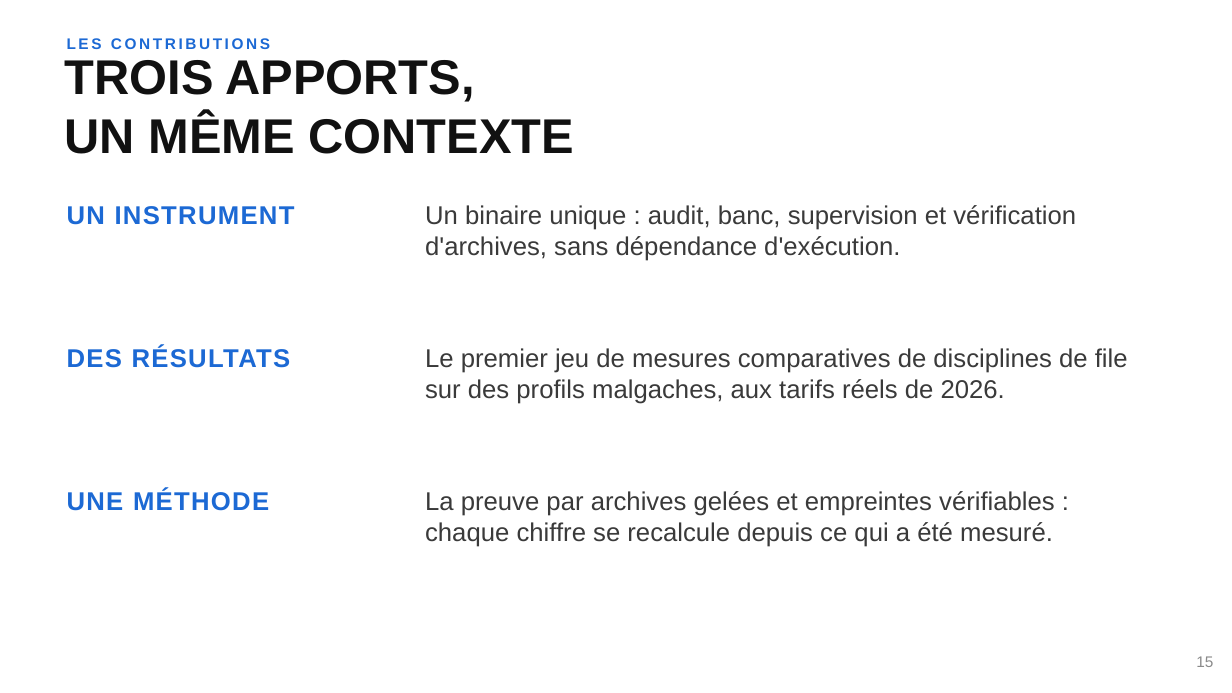
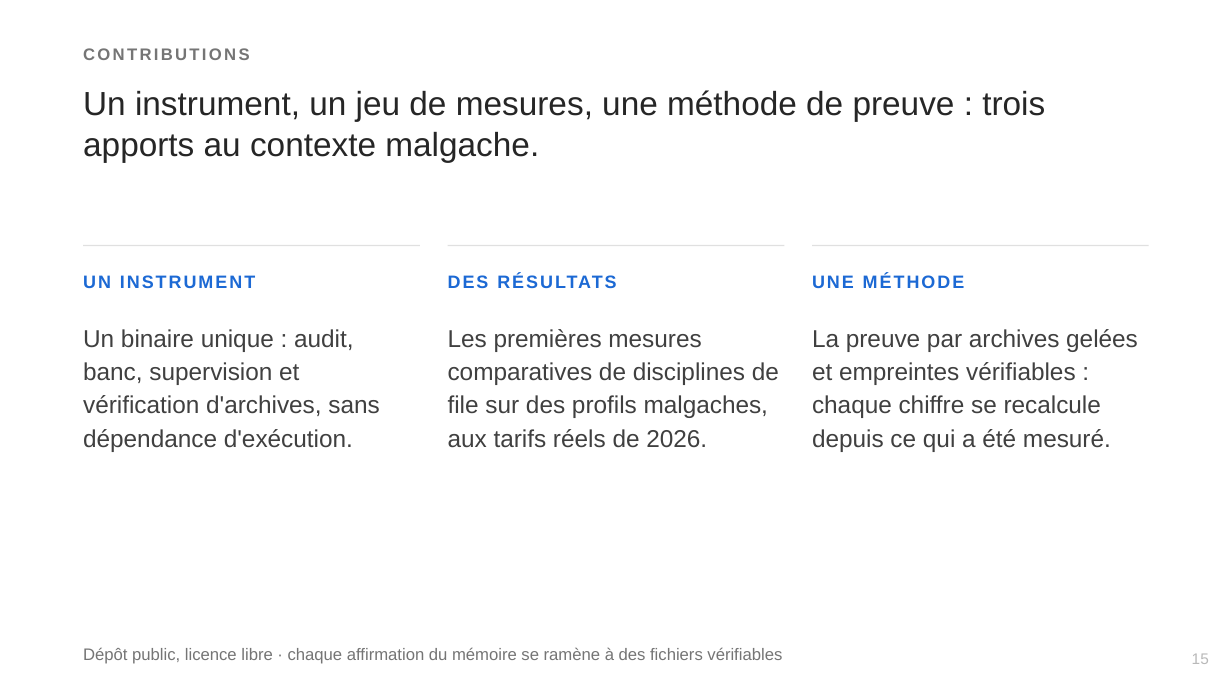
Before and after one commit to Realms4239/cgo, a slide deck: slide 15 of book/soutenance.pptx. Drawn at 1232x693 pixels with LibreOffice and Linux fonts; fonts in the diff are those of the drawing. Boxes give left, top, right and bottom in pixels: in the first picture for what was removed or moved away, otherwise in the second. Text is boxed around its words. In the diff, an @@ line names an element or a change of style, - is before the commit and + after.

Commit message:
feat(livrables): rebuild L1/L2/L3 depuis sources reconciliees + figR3-qdi.png regeneree (STOP deck verifie, chiffres sanctuarises intacts)

```diff
--- a/book/soutenance.pptx
+++ b/book/soutenance.pptx
@@ text at (83, 48, 249, 60): text changed; size 12 to 13 pt; text colour #1C69D4 to #757575 @@
-LES CONTRIBUTIONS
+CONTRIBUTIONS
@@ text at (83, 90, 1045, 163): text changed; size 38 to 26 pt; text colour #111111 to #262626; bold off @@
-TROIS APPORTS,
-UN MÊME CONTEXTE
+Un instrument, un jeu de mesures, une méthode de preuve : trois apports au contexte malgache.
@@ text "UN INSTRUMENT": place and size @@
-text "UN INSTRUMENT" at (67, 206, 295, 225)
+text "UN INSTRUMENT" at (83, 275, 255, 288)
@@ rectangle added at (83, 245, 420, 246), fill #E0E0E0 @@
@@ text "DES RÉSULTATS": place and size @@
-text "DES RÉSULTATS" at (67, 346, 291, 368)
+text "DES RÉSULTATS" at (526, 395, 565, 414)
@@ rectangle added at (447, 245, 784, 246), fill #E0E0E0 @@
@@ size 20 to 14 pt, letter spacing 1 to 1.5 pt; vertical alignment top to middle in 3 elements at (83, 275, 255, 288), (526, 395, 565, 414), (812, 275, 965, 288) @@
@@ text "UNE MÉTHODE": place and size @@
-text "UNE MÉTHODE" at (67, 490, 269, 511)
+text "UNE MÉTHODE" at (812, 275, 965, 288)
@@ rectangle added at (812, 245, 1149, 246), fill #E0E0E0 @@
@@ text "Un binaire unique : audit, ...": place and size @@
-text "Un binaire unique : audit, ..." at (425, 205, 1076, 261)
+text "Un binaire unique : audit, ..." at (83, 329, 379, 452)
@@ text "Un binaire unique : audit, ..." at (83, 329, 379, 452): size 20 to 19 pt, text colour #3A3A3A to #404040; line spacing 1 to 26pt @@
@@ text at (448, 329, 779, 448): text changed; size 20 to 19 pt; text colour #3A3A3A to #404040 @@
-Le premier jeu de mesures comparatives de disciplines de file sur des profils malgaches, aux tarifs réels de 2026.
+Les premières mesures comparatives de disciplines de file sur des profils malgaches, aux tarifs réels de 2026.
@@ text "La preuve par archives gelées ..." at (812, 329, 1138, 452): size 20 to 19 pt, text colour #3A3A3A to #404040; line spacing 1 to 26pt @@
@@ text "La preuve par archives gelées ...": place and size @@
-text "La preuve par archives gelées ..." at (425, 491, 1055, 547)
+text "La preuve par archives gelées ..." at (812, 329, 1138, 452)
@@ text added at (83, 647, 782, 664), 13 pt, text #757575 @@
+Dépôt public, licence libre · chaque affirmation du mémoire se ramène à des fichiers vérifiables
@@ text "15" at (1192, 653, 1209, 664): text colour #8A8A8A to #B9B9B9 @@
```
Also in this commit, not shown: 20 other slides changed, 5 slides added, 5 slides removed, 4 other files.
